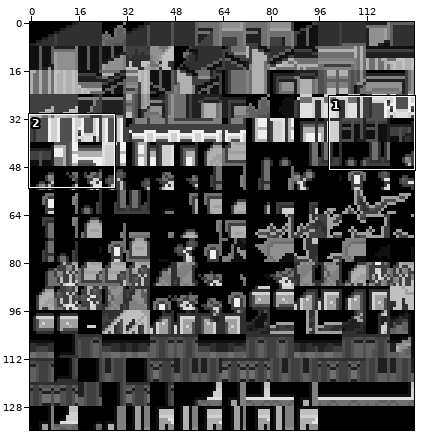
Two states of a sprite sheet, data/tilesets/secondary/islandgame_lumine_bellehaven/tiles.png. Above: a wide view before the commit, with the close-up outlined.
Close-up. Before the edit:
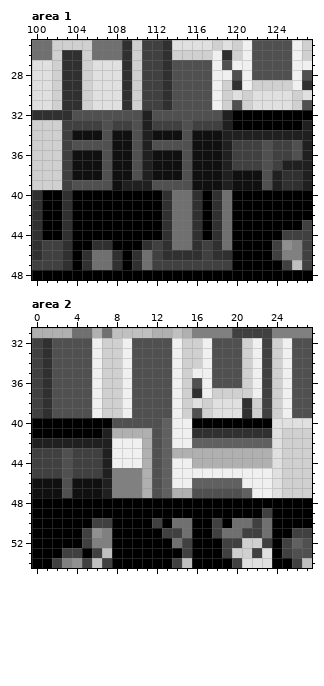
The file is 128x136 pixels. Shown: area 1: x 100..127, y 25..48; area 2: x 0..27, y 31..54.
The same view after the edit:
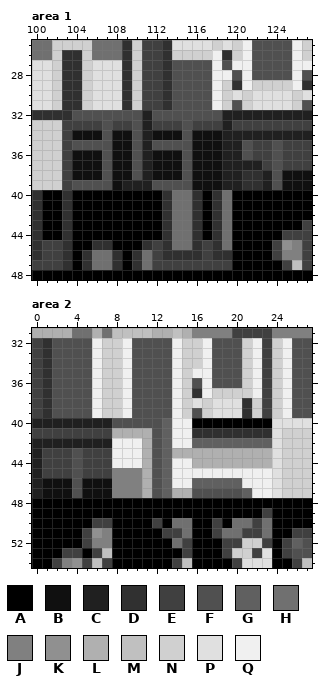
Palette (. is transparent): A #000000  B #101010  C #202020  D #303030  E #404040  F #505050  G #606060  H #707070  J #808080  K #909090  L #b0b0b0  M #c0c0c0  N #d0d0d0  P #e0e0e0  Q #f0f0f0
The edit:
Area 1:
y 32: x 120..127 AAAAAAAA -> CCCCCCCC
y 33: x 120..127 AAAAAAAC -> EEEEEEEE
y 35..36: x 120..121 EE -> CF; x 123..124 FE -> EF; x 126..127 FC -> EE
y 37: x 120..127 EEEFECCC -> CCCEFEEE
y 38..39: x 120..127 BBBFCDDC -> CDDCFBBB
Area 2:
y 40: x 0..7 AAAAAAAA -> CCCCCCCC
y 41: x 0..7 AAAAAAAC -> EEEEEEEE
y 43..45: x 0 E -> C; x 3..4 FE -> EF; x 7 C -> E
y 46..47: x 0 B -> C; x 3..4 FB -> BF; x 7 C -> B
Boxes around the changes in both close-ups, in picture pixels (x1, y1, x2, y2):
changed: (232, 110, 312, 190)
changed: (32, 418, 112, 498)
